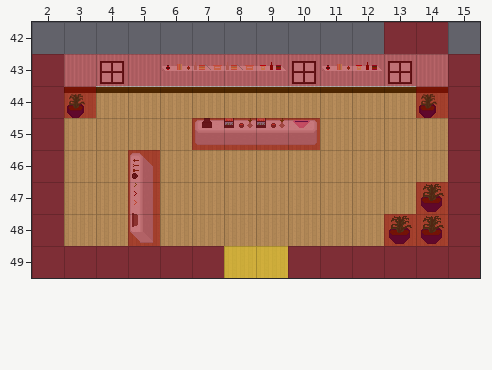
One commit to this Tiled map: Tilerpg/shop.tmx. This is how it looked before the edit.
Cells are 32x32 px. Shown: x 2..15, y 42..49.
And afterwards:
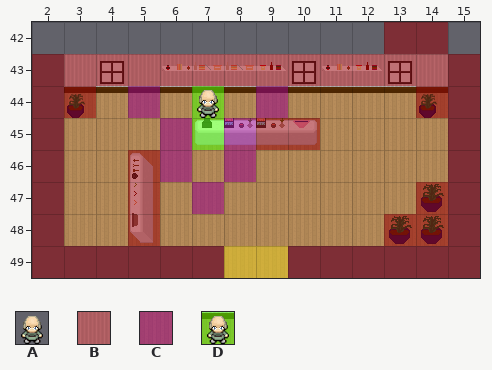
Key: from "character-tiles": A 4; from "meta-tiles": B 1, C 2, D 20.
_ is an empty cell.
Tiles replaced or removed in this view: B.
Tiles of an added or newly shown layer are drawn over the layers below it.
See-through tiles are keyed as they look on the map.
From old to new:
Changed rows in their new state; . is an unchanged cell.
Layer "Meta":
first column x 5:
44 C.D.C
45 .CDC.
46 .C.C.
47 ..C..
Layer "foreground" (added):
first column x 7:
44 A
Pixel boxes of the changes (left, top, right, bottom) in both pictures:
changed: (128, 86, 288, 214)
